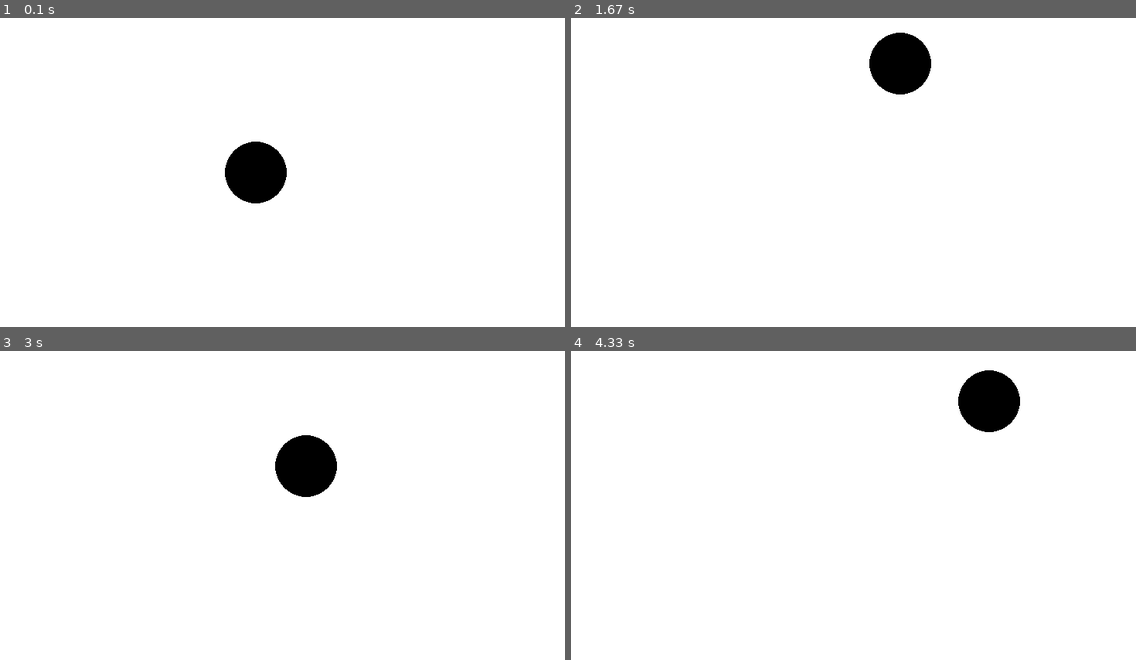
Above: before the commit, frames 1-4 (two rows, left to right).
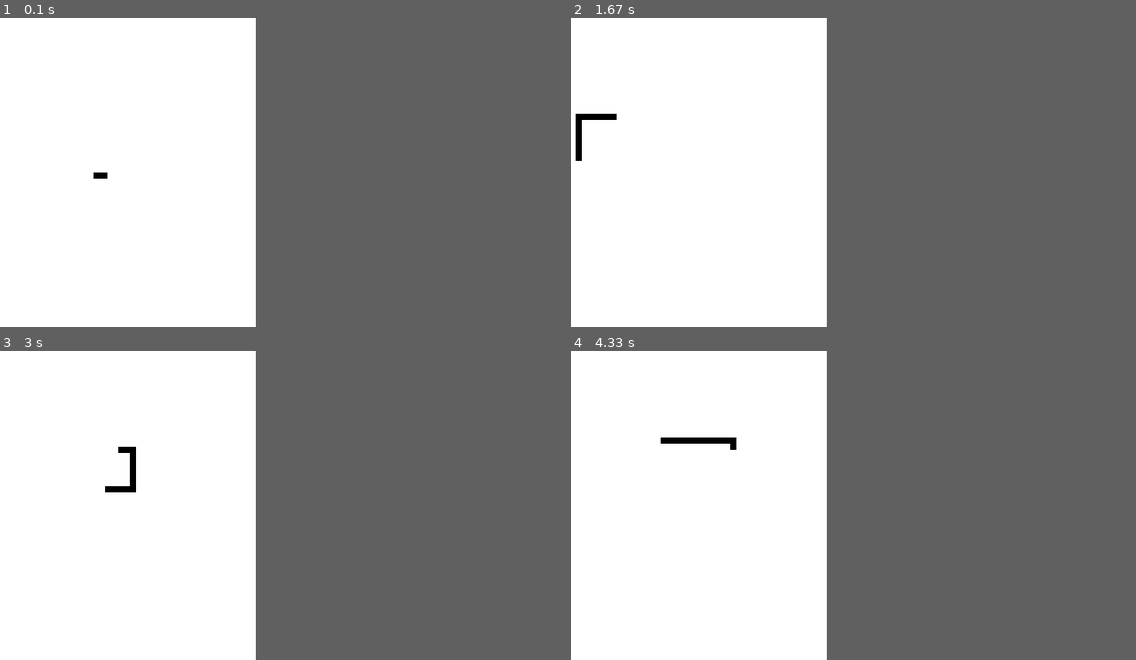
Above: after the commit, the same moments.

Repository: sircharm/Snake_pygame
Game: pygame game, started from snake.py
The game is run twice, just before and just after one commit, with the same random seed, the same clock (stepped at 60 frames per second) and the same inputs.
Inputs:
- Up to frame 1 (0.1 s): no input
- Up to frame 2 (1.67 s): hold W 0.83-1.3 s; hold D from 1.33 s (still down)
- Up to frame 3 (3 s): release D at 1.8 s; hold S 2.4-2.7 s; hold A from 2.73 s (still down)
- Up to frame 4 (4.33 s): release A at 3.13 s; hold W 3.17-3.53 s; hold D 3.57-4.2 s; hold S from 4.23 s (still down)
In our replay, the window is 800x400 before the commit and 400x400 after it. These sizes can differ from the game's own. Grey fills any space a smaller window leaves; there, only what the larger window draws over its background counts as a difference.

The runs differ from the first frame. In frame 1, 1.8% of the frame differs, in the area x 16-51%, y 40-60%; in frame 2, 2.0%, in the area x 0-64%, y 4-47%; in frame 3, 2.0%; in frame 4, 2.0%.

Commit message:
Added logic for movement, the snake wrapping around the screen, drawing the snake and made a few tweaks in the way the code was organized

Diff:
--- a/snake.py
+++ b/snake.py
@@ -1,42 +1,118 @@
 import pygame
+import random
 
+def snake_change_direction():
+    #first bool checks if the key is pressed
+    #second checks if not currently going the opposite direction
+    #the snake should only be able to steer left and right
+    if keys[pygame.K_w] and abs(radial_choice[1][y]) != abs(radial_velocity[y]):
+        return radial_choice[1]
+    if keys[pygame.K_s] and abs(radial_choice[3][y]) != abs(radial_velocity[y]):
+        return radial_choice[3]
+    if keys[pygame.K_a] and abs(radial_choice[0][x]) != abs(radial_velocity[x]):
+        return radial_choice[0]
+    if keys[pygame.K_d] and abs(radial_choice[2][x]) != abs(radial_velocity[x]):
+        return radial_choice[2]
+    #no key press just returns the same direction it was already going
+    return radial_velocity
 
-#Simple code for creating a pygame Snake
-# I'm taking example code from the pygame documentation to start
+def snake_draw(rect_list):
+    #making the snake a bunch of squares for now
+    square_size = 8
+    #variables for height and width if I decide to change it individually later
+    rect_height = square_size
+    rect_width = square_size
 
-# pygame setup
+    #puts a rect representing the head in the start of the list
+    rect_list.insert(0, pygame.Rect((player_pos.x, player_pos.y, rect_width, rect_height)))
+    #in the beginning, the snake's body grows out of its head
+    #later, we check if the snake was already complete when the head was added
+    #if it was, we need to remove the extra tail
+    #sometimes the snake will grow, so this step will not be necessary
+    if len(rect_list) > snake_size:
+        rect_list.pop()
+
+    for rect in rect_list:
+        pygame.draw.rect(screen, "black", rect)
+
+    return rect_list
+
+def snake_move():
+    #moves the snake according to the velocity and direction
+    #it checks for both axis, but in reality one of them is 0
+    posx = radial_velocity[x] * dt + player_pos.x
+    posy = radial_velocity[y] * dt + player_pos.y
+
+    #this block makes sure the snake wraps around the screen if appropriate
+    if posx > screen_width:
+        posx = posx - screen_width
+    elif posx < 0:
+        posx = screen_width + posx
+    if posy > screen_height:
+        posy = posy - screen_height
+    elif posy < 0:
+        posy = screen_height + posy
+
+    return posx, posy
+
+#pygame setup
+screen_height = 400
+screen_width = 400
 pygame.init()
-screen = pygame.display.set_mode((800, 400))
+screen = pygame.display.set_mode((screen_width, screen_height))
+last_direction_change = pygame.time.get_ticks()
 clock = pygame.time.Clock()
 running = True
 dt = 0
 
+#base variables
 player_pos = pygame.Vector2(screen.get_width() / 2, screen.get_height() / 2)
+base_velocity = 150
+snake_size = 40
+snake_segments = []
+change_direction_delay = 75
+
+#logic for the snake picking a side and starting to move
+x = 0
+y = 1
+radial_choice = (
+    #0 == left
+    (-abs(base_velocity), 0),
+    #1 == up
+    (0, -abs(base_velocity)),
+    #2 == right
+    (base_velocity, 0),
+    #3 == down
+    (0, base_velocity)
+)
+radial_velocity = radial_choice[random.randint(0, 3)]
 
 while running:
 
-  #checks if the X button was pressed and quits the main loop if so
-  for event in pygame.event.get():
+    #checks if the X button was pressed and quits the main loop if so
+    for event in pygame.event.get():
         if event.type == pygame.QUIT:
             running = False
 
-  screen.fill("white")
+    screen.fill("white")
 
-  #game goes here
-  pygame.draw.circle(screen, "black", player_pos, 40)
+    keys = pygame.key.get_pressed()
 
-  keys = pygame.key.get_pressed()
-  if keys[pygame.K_w]:
-      player_pos.y -= 300 * dt
-  if keys[pygame.K_s]:
-      player_pos.y += 300 * dt
-  if keys[pygame.K_a]:
-      player_pos.x -= 300 * dt
-  if keys[pygame.K_d]:
-      player_pos.x += 300 * dt
+    #draws the snake on screen and updates the list of segments
+    snake_segments = snake_draw(snake_segments)
 
-  pygame.display.flip()
+    #moves the snake
+    player_pos.x, player_pos.y = snake_move()
 
-  dt = clock.tick(60) / 1000 #60 FPS
+    #changes direction if the player pressed the movement keys
+    #this algo checks if the snake didn't just change direction
+    #if it's able to change direction multiple times really fast,
+    #it looks really weird
+    if pygame.time.get_ticks() - last_direction_change > change_direction_delay:
+        last_direction_change, radial_velocity = pygame.time.get_ticks(), snake_change_direction()
+
+    pygame.display.flip()
+
+    dt = clock.tick(60) / 1000 #60 FPS
 
 pygame.quit()
Not shown, added: docs/check_list.md
